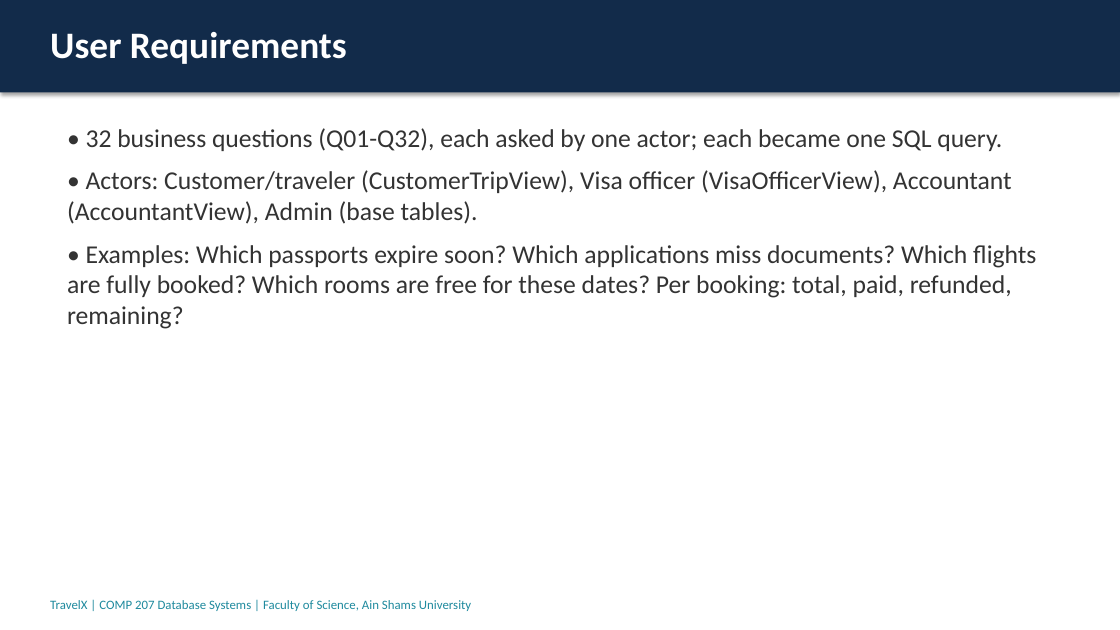
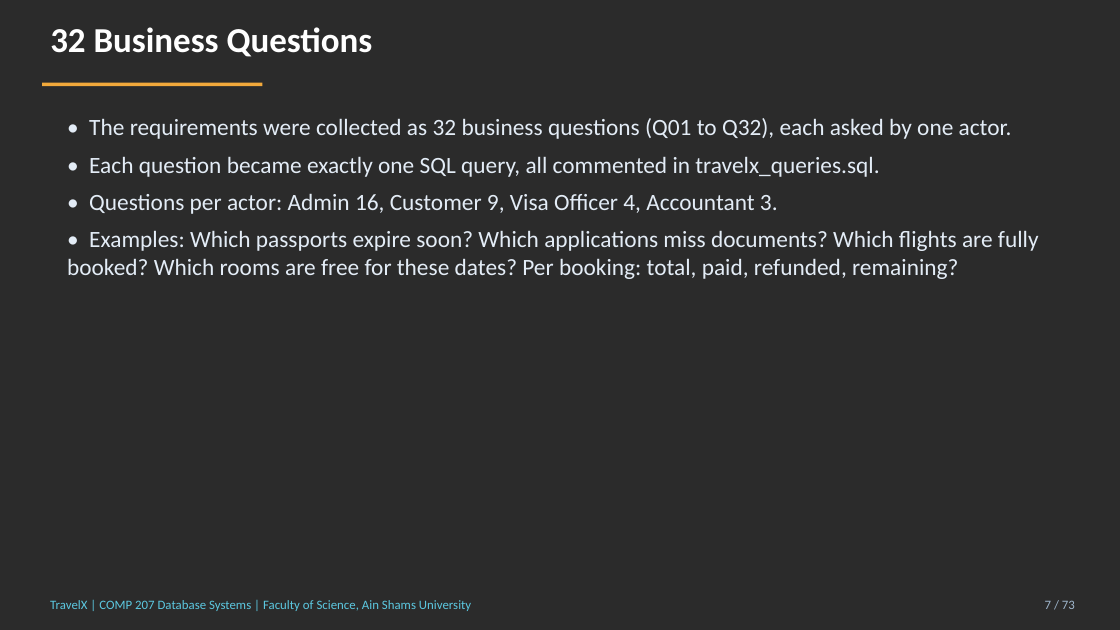
Before and after one commit to aw2818726-eng/travelx-comp207, a slide deck: slide 7 of presentation/TravelX_Presentation.pptx (slide 4 before the commit). Drawn at 1120x630 pixels with LibreOffice and Linux fonts; fonts in the diff are those of the drawing; background and template pictures are left out; a plain dark background stands for a picture behind light text. Boxes give left, top, right and bottom in pixels: in the first picture for what was removed or moved away, otherwise in the second. Text is boxed around its words. In the diff, an @@ line names an element or a change of style, - is before the commit and + after.

```diff
--- a/presentation/TravelX_Presentation.pptx
+++ b/presentation/TravelX_Presentation.pptx
@@ background #FFFFFF to picture (left out) @@
@@ rectangle removed at [0,0,1120,92] @@
@@ text added at [50,27,373,57], 30 pt, text #FFFFFF, bold @@
+32 Business Questions
@@ text removed at [50,32,347,64] @@
-User Requirements
@@ rectangle added at [42,82,262,86], fill #F2A93B @@
@@ text "• The requirements were collected ...": place and size @@
-text "• The requirements were collected ..." at [67,128,1036,329]
+text "• The requirements were collected ..." at [67,118,1039,279]
@@ text at [89,118,1012,214]: text changed; size 22 to 20 pt; text colour #333333 to #E3ECF6 @@
-• 32 business questions (Q01-Q32), each asked by one actor; each became one SQL query.
-• Actors: Customer/traveler (CustomerTripView), Visa officer (VisaOfficerView), Accountant (AccountantView), Admin (base tables).
+• The requirements were collected as 32 business questions (Q01 to Q32), each asked by one actor.
+• Each question became exactly one SQL query, all commented in travelx_queries.sql.
+• Questions per actor: Admin 16, Customer 9, Visa Officer 4, Accountant 3.
@@ text at [67,230,1039,279]: size 22 to 20 pt, text colour #333333 to #E3ECF6 in "• Examples: Which passports expire soon? Which ..."; less space between paragraphs @@
@@ text "TravelX | COMP 207 Database ..." at [50,600,471,611]: text colour #1F8A9E to #5CC8E0; more space between paragraphs @@
@@ text added at [1045,600,1075,609], 11 pt, text #9FB6CC @@
+7 / 73
```
Also in this commit, not shown: 17 other slides changed, 55 slides added, 3 slides removed, 1 other file.
